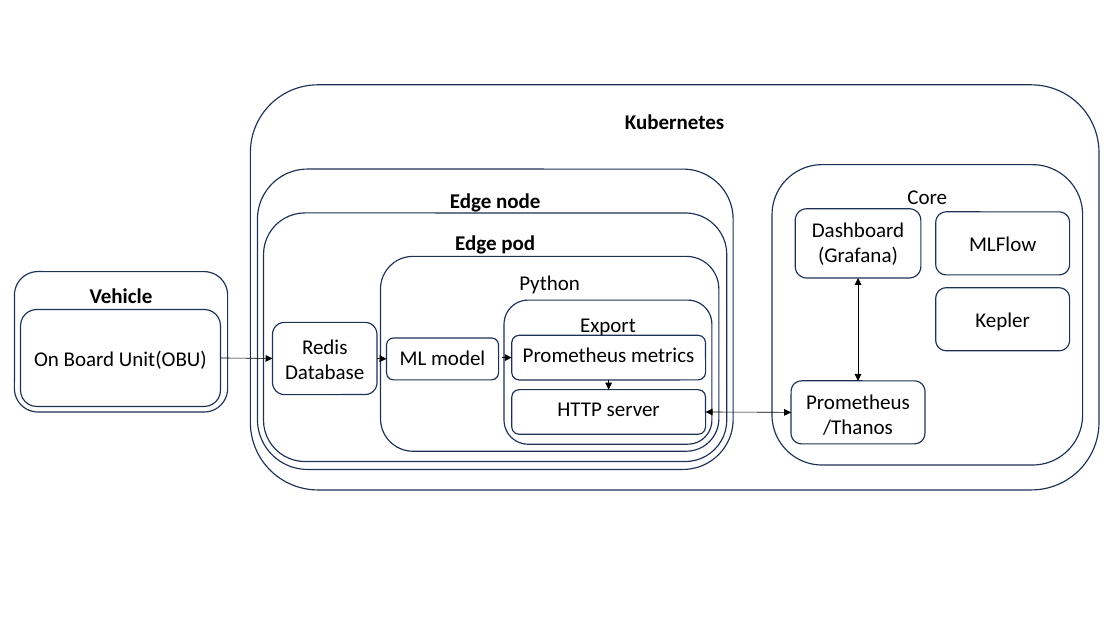
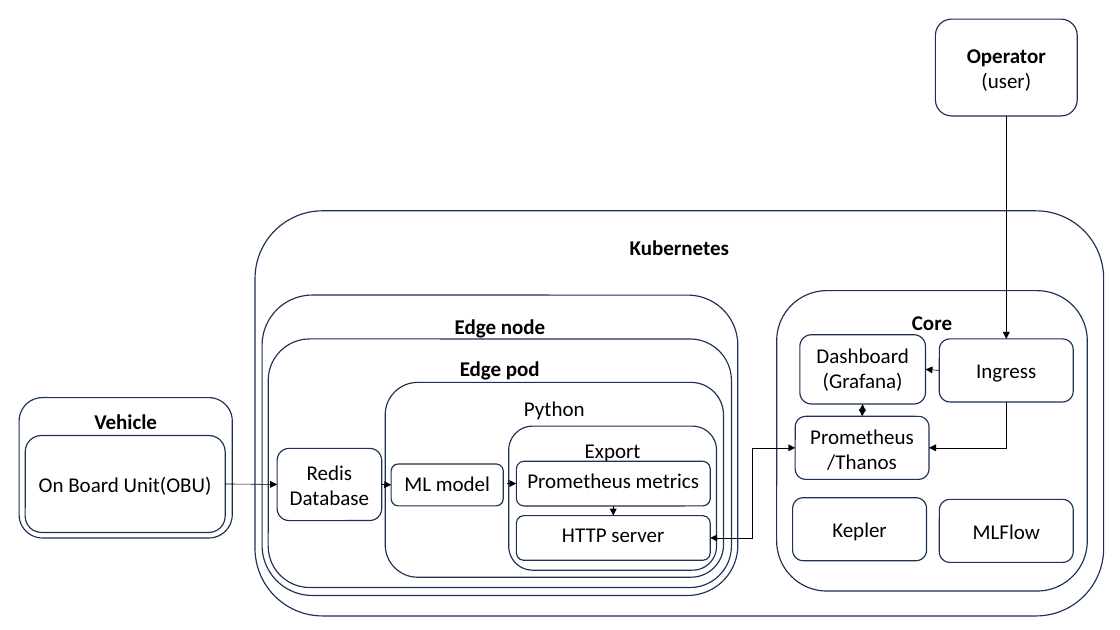
Before and after one commit to 5uperpalo/success6g-edge, a slide deck: slide 1 of img/success6g_edge_architecture.pptx. Drawn at 1120x630 pixels with LibreOffice and Linux fonts; fonts in the diff are those of the drawing. Boxes give left, top, right and bottom in pixels: in the first picture for what was removed or moved away, otherwise in the second. Text is boxed around its words. In the diff, an @@ line names an element or a change of style, - is before the commit and + after.

```diff
--- a/img/success6g_edge_architecture.pptx
+++ b/img/success6g_edge_architecture.pptx
@@ rounded rectangle added at (936,19,1078,116), outline #1E3256 1 pt, 18 pt, text #000000, bold @@
+Operator
+(user)
@@ arrow added from (1007, 116) to (1007, 339), #000000 0.5 pt @@
@@ rounded rectangle "Core" at (777,291,1088,592): bold on @@
@@ rounded rectangle added at (939,339,1073,402), outline #1E3256 1 pt, 18 pt, text #000000 @@
+Ingress
@@ arrow added from (939, 371) to (926, 370), #000000 0.5 pt @@
@@ double arrow removed from (706, 412) to (791, 413) @@
@@ rounded rectangle "Prometheus/Thanos": place and size @@
-rounded rectangle "Prometheus/Thanos" at (791,381,925,444)
+rounded rectangle "Prometheus/Thanos" at (796,417,929,480)
@@ double arrow moved from (858, 278) - (858, 381) to (863, 404) - (862, 417) @@
@@ elbow arrow added from (1007, 402) to (929, 448), #000000 0.5 pt @@
@@ elbow double arrow added from (711, 538) to (796, 448), #000000 0.5 pt @@
@@ 13 rounded rectangles, 4 arrows: place and size @@
-13 rounded rectangles, 4 arrows at (14,85,1099,490)
+13 rounded rectangles, 4 arrows at (19,211,1104,616)
@@ rounded rectangle "Kepler": place and size @@
-rounded rectangle "Kepler" at (936,288,1070,351)
+rounded rectangle "Kepler" at (793,498,927,561)
@@ rounded rectangle "MLFlow": place and size @@
-rounded rectangle "MLFlow" at (936,212,1070,275)
+rounded rectangle "MLFlow" at (939,500,1073,563)
```
Also in this commit, not shown: 2 other files.
